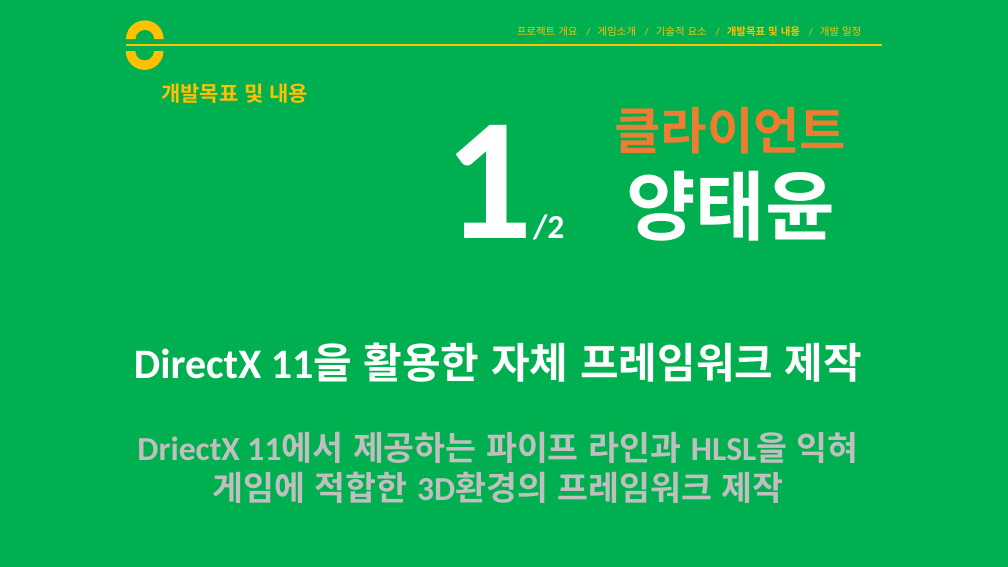
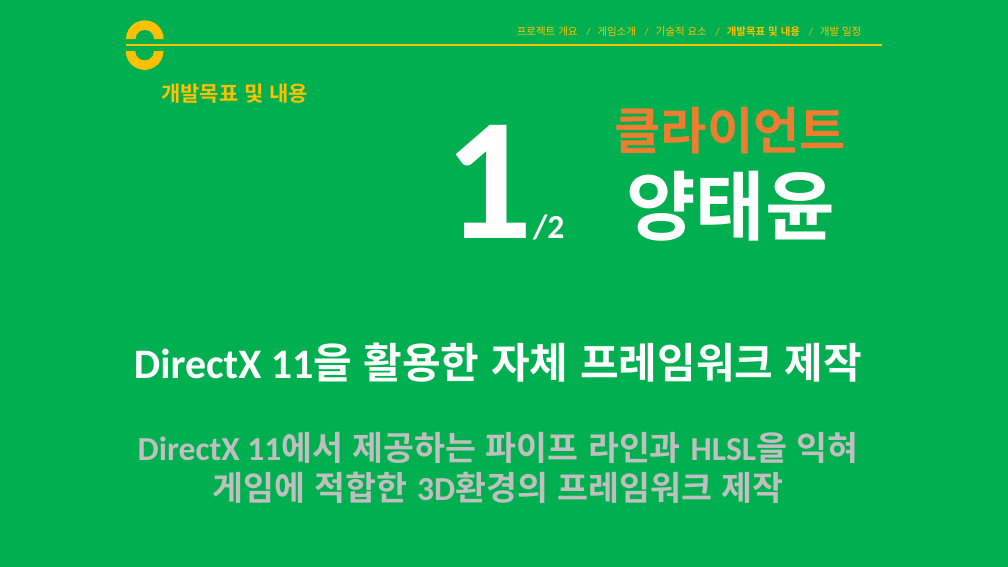
Before and after one commit to goddun/Report, a slide deck: slide 15 of BossLocker_김홍일_양태윤_조소연.pptx (slide 16 before the commit). Drawn at 1008x567 pixels with LibreOffice and Linux fonts; fonts in the diff are those of the drawing. Boxes give left, top, right and bottom in pixels: in the first picture for what was removed or moved away, otherwise in the second. Text is boxed around its words. In the diff, an @@ line names an element or a change of style, - is before the commit and + after.

```diff
--- a/BossLocker_김홍일_양태윤_조소연.pptx
+++ b/BossLocker_김홍일_양태윤_조소연.pptx
@@ text at bbox=[138, 432, 859, 463]: text changed @@
-DriectX 11에서 제공하는 파이프 라인과 HLSL을 익혀
+DirectX 11에서 제공하는 파이프 라인과 HLSL을 익혀
```
Also in this commit, not shown: 7 other slides changed, 1 slide removed, 2 other files.
